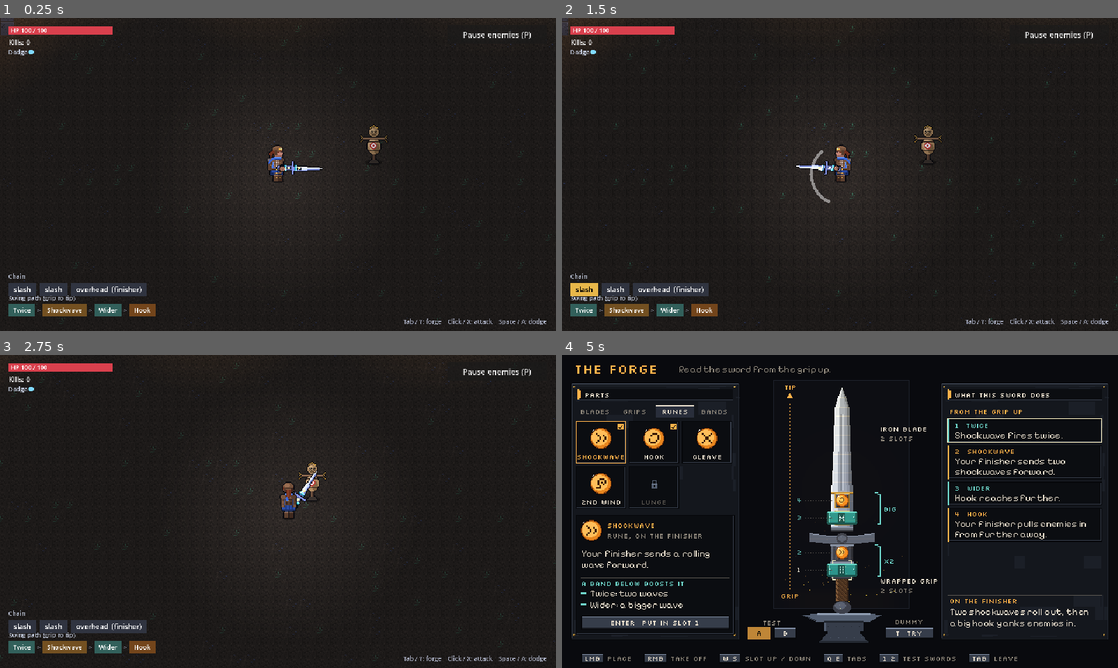
Above: before the commit, frames 1-4 (two rows, left to right).
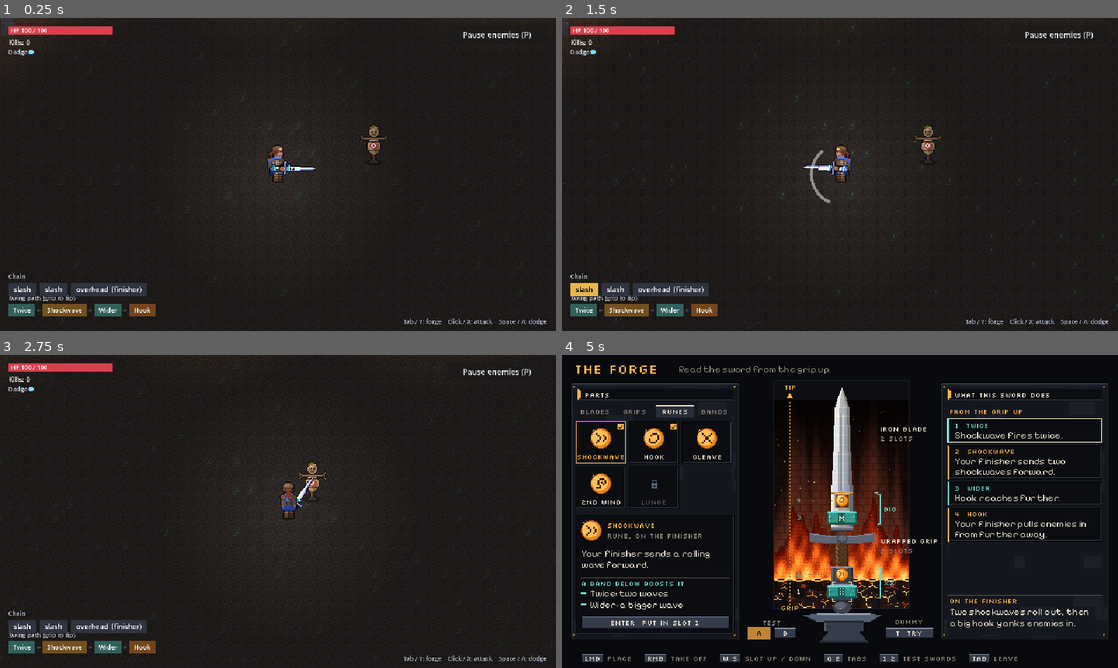
Above: after the commit, the same moments.

Repository: Durrannus/Modular-weapon-prototype
Game: Godot game, scene res://scenes/main.tscn
The game is run twice, just before and just after one commit, with the same random seed, the same clock (stepped at 60 frames per second) and the same inputs.
Inputs (mouse positions are in pixels of both pictures, inside the frame that each line leads up to):
- Up to frame 1 (0.25 s): no input
- Up to frame 2 (1.5 s): tap Enter (menu_place) at 0.5 s; move the mouse to (962, 158) at 0.52 s; hold D (move_right) 0.53-1.28 s; tap Tab (build) at 0.6 s; click (962, 158) at 0.67 s; move the mouse to (728, 190) at 1.27 s; hold Escape (menu_back) from 1.28 s (still down); click (728, 190) at 1.35 s
- Up to frame 3 (2.75 s): tap Tab (build) at 1.55, 2.1 s; move the mouse to (333, 442) at 2.02 s; release Escape (menu_back) at 2.03 s; hold D (move_right) from 2.03 s (still down)
- Up to frame 4 (5 s): move the mouse to (812, 574) at 2.77 s; release D (move_right) at 2.78 s; hold W (move_up) 2.78-3.53 s; tap Space (dash) at 2.85 s; click (812, 574) at 2.92 s; tap Tab (build) at 3.05, 3.8, 4.55 s; move the mouse to (1006, 558) at 3.52 s; hold A (move_left) from 3.53 s (still down); tap P (toggle_spawning) at 3.6 s; move the mouse to (673, 464) at 4.27 s; tap Shift at 4.35 s

The runs differ from the first frame. In frame 1, 0.1% of the frame differs, in the area x 48-59%, y 45-51%; in frame 2, 0.1%; in frame 3, 0.1%; in frame 4, 8.4%, in the area x 38-68%, y 14-82%.

Commit message:
Hold the sword by its grip; forge fx art
The grip art ran guard, socket collar, hold, pommel, so the fist sat at
the far end under the runes. Draw it as guard, hold, collar, pommel so
the hand is right under the guard. Also swaps in the art thread's forge
fx: hearth fire, heat halo, sparks, hammer strike and the Forged! finish.

Co-Authored-By: Claude Opus 5.5 <noreply@anthropic.com>
Claude-Session: https://claude.ai/code/session_01PcDKVkPofzbtLy82C9TbQ8

Diff:
--- /dev/null
+++ b/art/swing/forge-fx/forge_fx.json
@@ -0,0 +1,104 @@
+{
+ "base_resolution": [
+  640,
+  360
+ ],
+ "strips": {
+  "hearth": {
+   "frames": 8,
+   "frame": [
+    156,
+    240
+   ],
+   "fps": 10,
+   "origin": null,
+   "note": "loops; an opaque backdrop for the arch behind the sword"
+  },
+  "sparks": {
+   "frames": 6,
+   "frame": [
+    32,
+    32
+   ],
+   "fps": 20,
+   "origin": [
+    16,
+    16
+   ],
+   "note": "when a part goes into a slot, at the slot"
+  },
+  "hammer_strike": {
+   "frames": 8,
+   "frame": [
+    72,
+    64
+   ],
+   "fps": 18,
+   "origin": [
+    36,
+    60
+   ],
+   "note": "on the anvil face when a part goes in; plays sparks at the impact itself"
+  },
+  "steam": {
+   "frames": 10,
+   "frame": [
+    96,
+    96
+   ],
+   "fps": 12,
+   "origin": [
+    48,
+    92
+   ],
+   "note": "quench steam at the blade base when forging completes"
+  },
+  "forged_banner": {
+   "frames": 6,
+   "frame": [
+    132,
+    32
+   ],
+   "fps": 12,
+   "origin": [
+    66,
+    16
+   ],
+   "note": "stamps in over the sword, hold the last frame"
+  },
+  "heat_<blade id>": {
+   "frames": 8,
+   "fps": 10,
+   "frame": "the blade's forge size",
+   "origin": [
+    0,
+    0
+   ],
+   "note": "draw exactly over the blade's forge image: white-hot cooling through orange and red to steel, tip first. Sockets stay clear."
+  },
+  "shine_<blade id>": {
+   "frames": 8,
+   "fps": 16,
+   "frame": "the blade's forge size",
+   "origin": [
+    0,
+    0
+   ],
+   "note": "a glint sweeping from the guard up to the tip, ending in a star; play after the heat strip"
+  }
+ },
+ "heat_halo.png": {
+  "size": [
+   120,
+   300
+  ],
+  "note": "soft warm glow behind the sword while forging; centre it on the sword, slightly above the guard, and pulse its alpha"
+ },
+ "forge_complete_sequence": [
+  "0.00 s: hammer_strike on the anvil (or skip it if a part strike just played)",
+  "0.10 s: heat_<blade> over the blade (8 frames at 10 fps) and steam from the base of the blade (10 frames at 12 fps)",
+  "0.20 s: forged_banner over the sword top (6 frames, hold the last), light screen shake 2 px",
+  "0.90 s: shine_<blade> (8 frames at 16 fps)",
+  "then fade the banner out"
+ ]
+}
--- a/scripts/ui/swing_forge.gd
+++ b/scripts/ui/swing_forge.gd
@@ -49,7 +49,8 @@
 var steam: Array = []
 var dirty := false         # changed since the forge opened
 var finishing := -1.0      # >= 0 while the "forged" finish plays
-const FINISH_TIME := 1.5
+const FINISH_TIME := 1.75
+var playing: Array = []   # forge fx strips: [name, pos, start time, normal-blend?]
 var sword_top := Vector2.ZERO
 var sword_size := Vector2.ZERO
 var heat_mask: Control     # draws the sword; its child is clipped to the sword's pixels
@@ -117,7 +118,9 @@
 	strike_at = sword_top + SwordArt.slot_center(build.blade, build.grip, "forge", i)
 	if sword_size == Vector2.ZERO:
 		strike_at = Vector2(CENTRE_X, 150)
-	for n in 26:
+	playing.append(["sparks", strike_at, t])
+	playing.append(["hammer_strike", Vector2(CENTRE_X, sword_bottom + 4), t])
+	for n in 12:
 		var a := randf_range(-PI, 0.0)
 		sparks.append([strike_at, Vector2(cos(a), sin(a)) * randf_range(40.0, 150.0), 0.0, randf_range(0.3, 0.7)])
 	Sfx.play(self, "anvil", -6.0, randf_range(0.95, 1.08))
@@ -138,6 +141,9 @@
 	if dirty and finishing < 0.0:
 		finishing = 0.0
 		Sfx.play(self, "forged", -4.0)
+		var bh := SwordArt.blade_size(build.blade, "forge").y
+		playing.append(["hammer_strike", Vector2(CENTRE_X, sword_bottom + 4), t])
+		playing.append(["steam", Vector2(CENTRE_X, sword_top.y + bh), t + 0.1])
 		for n in 30:
 			steam.append([sword_top + Vector2(randf_range(0, sword_size.x), randf_range(sword_size.y * 0.1, sword_size.y * 0.9)), Vector2(randf_range(-12, 12), randf_range(-40, -15)), 0.0, randf_range(0.6, 1.2)])
 		return
@@ -510,14 +516,23 @@
 	sword_size = size
 	# Backdrop: the hearth glows behind the sword, breathing, hotter after a strike.
 	root.draw_rect(Rect2(244, 30, 156, 262), Color(0.05, 0.055, 0.075))
+	var hearth_tex := Art.texture("swing/forge-fx/hearth.png")
+	if hearth_tex != null:
+		var hf := int(t * 10.0) % 8
+		root.draw_texture_rect_region(hearth_tex, Rect2(244, 52, 156, 240), Rect2(hf * 156, 0, 156, 240))
+	var halo := Art.texture("swing/forge-fx/heat_halo.png")
+	if halo != null:
+		var guard_y := top.y + SwordArt.grip_origin(blade, "forge").y
+		var ha := (0.45 + 0.35 * heat) * (0.85 + 0.15 * sin(t * 2.4))
+		root.draw_texture(halo, Vector2(CENTRE_X - 60, guard_y - 170).round(), Color(1, 1, 1, ha))
 	var breathe := 0.5 + 0.5 * sin(t * 2.2) * 0.6 + 0.2 * sin(t * 7.3)
 	var glow_c := Vector2(CENTRE_X, top.y + size.y * 0.45)
-	for i in 7:
+	for i in (0 if halo != null else 7):
 		var r := 30.0 + i * 13.0 + heat * 10.0
 		var c := Color(1.0, 0.45 + i * 0.03, 0.15, (0.05 + heat * 0.05) * breathe * (1.0 - i / 8.0))
 		root.draw_circle(glow_c, r, c)
 	var hearth := Rect2(250, 266, 144, 26)
-	for i in 6:
+	for i in (0 if hearth_tex != null else 6):
 		var c := Color(1.0, 0.35 + 0.08 * i, 0.08, 0.07 * breathe)
 		root.draw_rect(hearth.grow_individual(-i * 6, -i * 2, -i * 6, 0), c)
 	root.draw_rect(Rect2(244, 30, 156, 262), Color(0.12, 0.13, 0.17), false, 1.0)
@@ -527,11 +542,11 @@
 	SwordArt.draw(root, blade, grip, build.line, "forge", {}, top)
 	# Grip-to-tip arrow up the left.
 	var ax := 262.0
-	for y in range(int(sword_bottom - 30), int(top.y + 14), -4):
+	for y in range(int(sword_bottom - 12), int(top.y + 14), -4):
 		root.draw_rect(Rect2(ax, y, 1, 2), AMBER.darkened(0.3))
 	root.draw_colored_polygon(PackedVector2Array([Vector2(ax + 0.5, top.y + 6), Vector2(ax - 3.5, top.y + 12), Vector2(ax + 4.5, top.y + 12)]), AMBER)
 	_head("Tip", Vector2(ax - 10, top.y + 2), AMBER, 8, 22, HORIZONTAL_ALIGNMENT_CENTER)
-	_head("Grip", Vector2(ax - 12, sword_bottom - 18), AMBER, 8, 26, HORIZONTAL_ALIGNMENT_CENTER)
+	_head("Grip", Vector2(ax - 12, sword_bottom - 4), AMBER, 8, 26, HORIZONTAL_ALIGNMENT_CENTER)
 	# Slots: numbers on the left, clickable sockets, focus corners on the selected one.
 	var info: Dictionary = stats["slot_info"]
 	for i in build.line.size():
@@ -569,13 +584,14 @@
 	var g: Dictionary = SwingBuild.GRIPS[grip]
 	var bl: Dictionary = SwingBuild.BLADES[blade]
 	var lx := top.x + size.x + 6
-	_head(bl["name"], Vector2(lx, top.y + 50), INK)
-	_head("%d slot%s" % [bl["slots"], "" if bl["slots"] == 1 else "s"], Vector2(lx, top.y + 61), DIM)
+	if finishing < 0.0:  # the "Forged!" banner sits here while it plays
+		_head(bl["name"], Vector2(lx, top.y + 50), INK)
+		_head("%d slot%s" % [bl["slots"], "" if bl["slots"] == 1 else "s"], Vector2(lx, top.y + 61), DIM)
 	var gy := top.y + SwordArt.grip_origin(blade, "forge").y
-	_head(g["name"], Vector2(lx, gy + 60), INK)
+	_head(g["name"], Vector2(lx, gy + 14), INK)
 	var spd := float(stats["speed"])
 	var spd_word := "quick" if spd >= 1.03 else ("steady" if spd >= 0.94 else "slow")
-	_head("%d slot%s" % [g["slots"], "" if g["slots"] == 1 else "s"], Vector2(lx, gy + 71), DIM)
+	_head("%d slot%s" % [g["slots"], "" if g["slots"] == 1 else "s"], Vector2(lx, gy + 25), DIM)
 	_head("Test", Vector2(214, 311), DIM, 8, 56, HORIZONTAL_ALIGNMENT_CENTER)
 	for k in ["A", "B"]:
 		var tt: Dictionary = SwingBuild.TEST_SWORDS[k]
@@ -633,6 +649,8 @@
 ## and when it's finished, white-hot cooling to steel with a shine sweeping up.
 func _draw_heat_fill() -> void:
 	var r := Rect2(sword_top, sword_size)
+	if finishing >= 0.0 and Art.texture("swing/forge-fx/heat_%s.png" % build.blade) != null:
+		return  # the art's heat and shine strips take over (drawn on the banner layer)
 	if finishing >= 0.0:
 		var k := finishing / FINISH_TIME
 		var white := clampf(1.0 - k * 2.5, 0.0, 1.0)
@@ -652,7 +670,27 @@
 		heat_fill.draw_rect(r, Color(1, 0.9, 0.7, 0.6 * (1.0 - strike_t / 0.15)))
 
 
+## Draws one frame of a forge-fx strip, or nothing once it has finished.
+func _fx_strip(ci: CanvasItem, name: String, pos: Vector2, start: float, hold := false, alpha := 1.0) -> void:
+	var info: Dictionary = Art.json("swing/forge-fx/forge_fx.json").get("strips", {}).get(name, {})
+	var tex := Art.texture("swing/forge-fx/%s.png" % name)
+	if tex == null or info.is_empty() or t < start:
+		return
+	var frames := int(info["frames"])
+	var frame := int((t - start) * float(info["fps"]))
+	if frame >= frames:
+		if not hold:
+			return
+		frame = frames - 1
+	var o = info.get("origin")
+	var origin := Vector2.ZERO if o == null else Vector2(o[0], o[1])
+	Art.draw_strip(ci, tex, frames, frame, pos, origin, false, Color(1, 1, 1, alpha), 1.0)
+
+
 func _draw_fx() -> void:
+	for p in playing:
+		if p[0] == "sparks":
+			_fx_strip(fx_top, "sparks", p[1], p[2])
 	for p in embers:
 		var k: float = p[2] / p[3]
 		var c := Color(1.0, 0.55 + 0.3 * (1.0 - k), 0.2, (1.0 - k) * 0.9)
@@ -672,7 +710,33 @@
 
 
 func _draw_banner() -> void:
+	# Hammer strikes and steam (normal blend).
+	var keep: Array = []
+	for p in playing:
+		if t - float(p[2]) < 1.5:
+			keep.append(p)
+		if p[0] != "sparks":
+			_fx_strip(banner, p[0], p[1], p[2])
+	playing = keep
 	if finishing < 0.0:
+		return
+	var heat_tex := Art.texture("swing/forge-fx/heat_%s.png" % build.blade)
+	var banner_tex := Art.texture("swing/forge-fx/forged_banner.png")
+	if heat_tex != null and banner_tex != null:
+		var start := t - finishing
+		var blade_pos := sword_top + Vector2(4.0 * 5.0, 0)
+		var bsize := SwordArt.blade_size(build.blade, "forge")
+		# Heat cools from white-hot to steel, then a glint sweeps up the blade.
+		var heat_k := (finishing - 0.1) * 10.0
+		if finishing >= 0.1 and heat_k < 8.0:
+			var hf := mini(int(heat_k), 7)
+			banner.draw_texture_rect_region(heat_tex, Rect2(blade_pos, bsize), Rect2(hf * bsize.x, 0, bsize.x, bsize.y))
+		var shine_tex := Art.texture("swing/forge-fx/shine_%s.png" % build.blade)
+		var shine_k := (finishing - 0.9) * 16.0
+		if shine_tex != null and finishing >= 0.9 and shine_k < 8.0:
+			banner.draw_texture_rect_region(shine_tex, Rect2(blade_pos, bsize), Rect2(mini(int(shine_k), 7) * bsize.x, 0, bsize.x, bsize.y))
+		var fade := clampf((FINISH_TIME - finishing) / 0.3, 0.0, 1.0)
+		_fx_strip(banner, "forged_banner", Vector2(CENTRE_X, sword_top.y + 40), start + 0.2, true, fade)
 		return
 	var k := finishing / FINISH_TIME
 	var a := clampf(k * 4.0, 0.0, 1.0) * clampf((1.0 - k) * 4.0, 0.0, 1.0)
--- a/scripts/weapon/sword_art.gd
+++ b/scripts/weapon/sword_art.gd
@@ -36,10 +36,41 @@
 	return Vector2(15.0 * _k(scale), blade_size(blade, scale).y + float(g[1]))
 
 
-## Where the hand holds the sword, in frame pixels.
+# The grip art runs guard, socket collar, hold, pommel (top to bottom). That put
+# the hand at the far end, under the runes, so the sword looked held by its end.
+# We draw it as guard, hold, socket collar, pommel instead: the hand sits right
+# under the guard and the grip's runes sit below the fist, near the pommel.
+const GUARD_ROWS := 3.0
+const HOLD_ROWS := 5.0
+const POMMEL_ROWS := 3.0
+
+
+static func _grip_height(grip: String, scale: String) -> float:
+	var g: Array = _part("grips", grip, scale).get("size", [15.0 * _k(scale), 19.0 * _k(scale)])
+	return float(g[1])
+
+
+## Where the hand holds the sword, in frame pixels: the middle of the hold.
 static func pivot(blade: String, grip: String, scale: String) -> Vector2:
-	var p: Array = _part("grips", grip, scale).get("pivot", [7.5, 13.5])
-	return grip_origin(blade, scale) + Vector2(p[0], p[1])
+	var k := _k(scale)
+	return grip_origin(blade, scale) + Vector2(7.5 * k, (GUARD_ROWS + HOLD_ROWS * 0.5) * k)
+
+
+## Draws the grip with its hold moved up under the guard (see above).
+static func _draw_grip(ci: CanvasItem, tex: Texture2D, pos: Vector2, scale: String, tint: Color) -> void:
+	var k := _k(scale)
+	var w := float(tex.get_width())
+	var h := float(tex.get_height())
+	var guard := GUARD_ROWS * k
+	var hold := HOLD_ROWS * k
+	var pommel := POMMEL_ROWS * k
+	var collar := h - guard - hold - pommel
+	if collar < 0.0:
+		ci.draw_texture(tex, pos, tint)
+		return
+	# [source y, height, destination y]
+	for seg in [[0.0, guard, 0.0], [guard + collar, hold, guard], [guard, collar, guard + hold], [h - pommel, pommel, h - pommel]]:
+		ci.draw_texture_rect_region(tex, Rect2(pos + Vector2(0, seg[2]), Vector2(w, seg[1])), Rect2(0, seg[0], w, seg[1]), tint)
 
 
 ## Slot i's rect (0 = bottom of the grip), in frame pixels.
@@ -50,7 +81,8 @@
 	var off: Vector2
 	if i < grects.size():
 		r = grects[i]
-		off = grip_origin(blade, scale)
+		# grip sockets sit in the collar, which is drawn below the hold
+		off = grip_origin(blade, scale) + Vector2(0, HOLD_ROWS * _k(scale))
 	elif i - grects.size() < brects.size():
 		r = brects[i - grects.size()]
 		off = Vector2(4.0 * _k(scale), 0)
@@ -72,7 +104,7 @@
 	if blade_tex != null:
 		ci.draw_texture(blade_tex, origin + Vector2(4.0 * _k(scale), 0), tint)
 	if grip_tex != null:
-		ci.draw_texture(grip_tex, origin + grip_origin(blade, scale), tint)
+		_draw_grip(ci, grip_tex, origin + grip_origin(blade, scale), scale, tint)
 	for i in line.size():
 		var id: String = line[i]
 		if id == "":
Not shown, removed: _shot.gd.uid
Binary file added: art/swing/forge-fx/forged_banner.png
Binary file added: art/swing/forge-fx/hammer_strike.png
Binary file added: art/swing/forge-fx/hearth.png
Binary file added: art/swing/forge-fx/heat_halo.png
Binary file added: art/swing/forge-fx/heat_iron_blade.png
Binary file added: art/swing/forge-fx/heat_iron_longblade.png
Binary file added: art/swing/forge-fx/heat_iron_shortblade.png
Binary file added: art/swing/forge-fx/shine_iron_blade.png
Binary file added: art/swing/forge-fx/shine_iron_longblade.png
Binary file added: art/swing/forge-fx/shine_iron_shortblade.png
Binary file added: art/swing/forge-fx/sparks.png
(and 2 more such lines)
